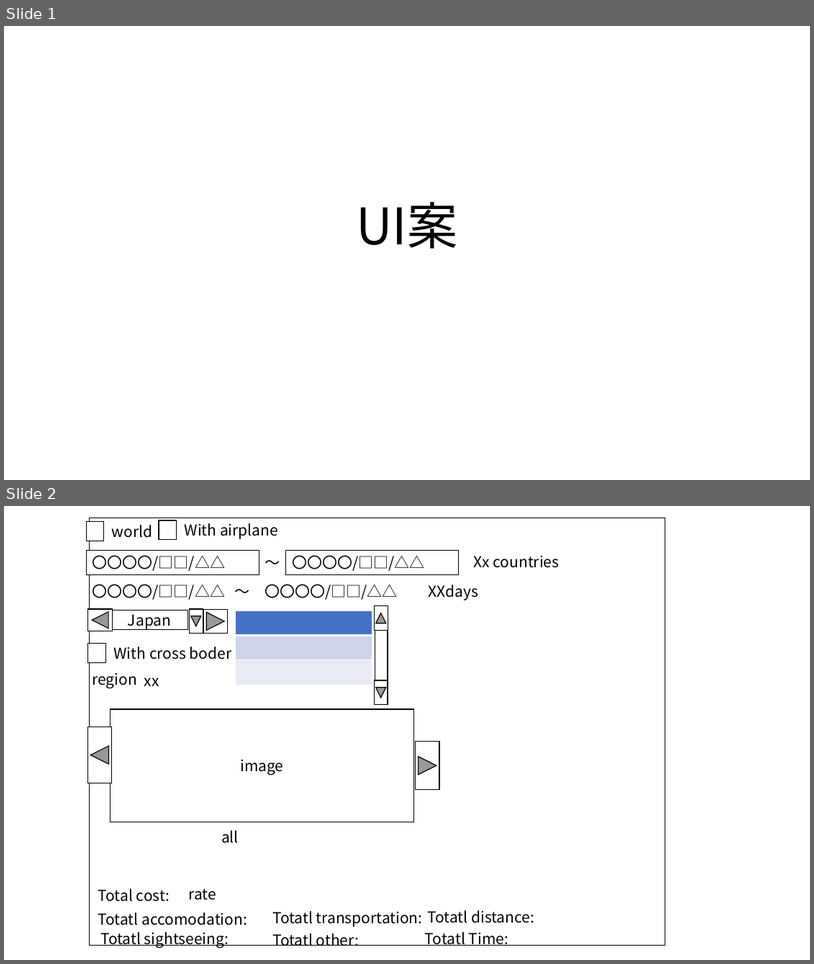
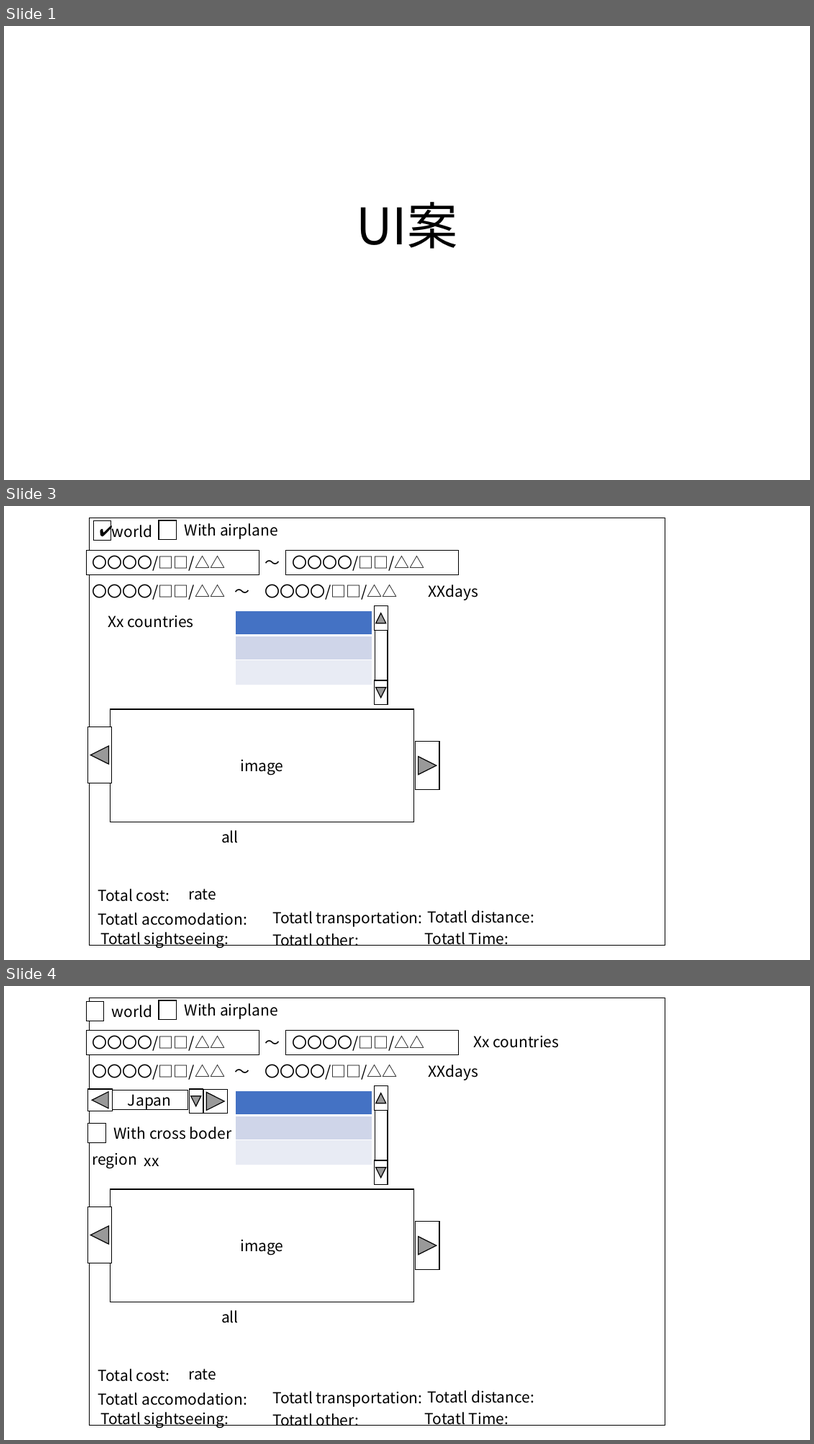
Before and after one commit to yomai-hiyashidewa/WorldTravelingLogger, a slide deck: models/UI.pptx. Shown one above the other, each under a label of ours: slides 1 and 2 before the commit, slides 1, 3 and 4 after it; the slides between them are not shown. The pictures are 814x964 and 814x1444 pixels, drawn with LibreOffice and Linux fonts; fonts in the diff are those of the drawing. Boxes give left, top, right and bottom in pixels: in the first picture for what was removed or moved away, otherwise in the second. Text is boxed around its words. In the diff, an @@ line names an element or a change of style, - is before the commit and + after.

```diff
--- a/models/UI.pptx
+++ b/models/UI.pptx
@@ slide 3 added at (x1=4, y1=506, x2=810, y2=960), background #FFFFFF @@
@@ rectangle added at (x1=89, y1=518, x2=665, y2=945), fill #FFFFFF, outline #000000 1 pt @@
@@ rectangle added at (x1=93, y1=520, x2=111, y2=540), fill #FFFFFF, outline #000000 1 pt, 18 pt, text #000000 @@
+✔
@@ text added at (x1=112, y1=525, x2=153, y2=538), 18 pt, text #000000 @@
+world
@@ rectangle added at (x1=159, y1=520, x2=176, y2=540), fill #FFFFFF, outline #000000 1 pt @@
@@ text added at (x1=185, y1=523, x2=278, y2=539), 18 pt, text #000000 @@
+With airplane
@@ rectangle added at (x1=86, y1=550, x2=260, y2=574), fill #FFFFFF, outline #000000 1 pt, 18 pt, text #000000 @@
+〇〇〇〇/□□/△△
@@ text added at (x1=260, y1=550, x2=290, y2=574), 18 pt, text #000000 @@
+～
@@ rectangle added at (x1=286, y1=550, x2=459, y2=574), fill #FFFFFF, outline #000000 1 pt, 18 pt, text #000000 @@
+〇〇〇〇/□□/△△
@@ group added at (x1=93, y1=579, x2=478, y2=602): 4 texts @@
+〇〇〇〇/□□/△△
+～
+〇〇〇〇/□□/△△
+XXdays
@@ table added at (x1=235, y1=611, x2=373, y2=685), 3 rows, 1 columns @@
+
+
+
@@ action button back previous added at (x1=375, y1=606, x2=388, y2=630), fill #FFFFFF, outline #000000 1 pt @@
@@ text added at (x1=108, y1=615, x2=194, y2=628), 18 pt, text #000000 @@
+Xx countries
@@ rectangle added at (x1=376, y1=626, x2=388, y2=687), fill #FFFFFF, outline #000000 1 pt @@
@@ action button back previous added at (x1=375, y1=680, x2=388, y2=705), fill #FFFFFF, outline #000000 1 pt @@
@@ rectangle added at (x1=110, y1=709, x2=414, y2=822), fill #FFFFFF, outline #000000 1 pt, 18 pt, text #000000 @@
+image
@@ action button back previous added at (x1=88, y1=727, x2=112, y2=783), fill #FFFFFF, outline #000000 1 pt @@
@@ action button back previous added at (x1=415, y1=741, x2=440, y2=790), fill #FFFFFF, outline #000000 1 pt @@
@@ text added at (x1=221, y1=830, x2=239, y2=843), 18 pt, text #000000 @@
+all
@@ text added at (x1=98, y1=888, x2=170, y2=901), 18 pt, text #000000 @@
+Total cost:
@@ text added at (x1=189, y1=888, x2=216, y2=900), 18 pt, text #000000 @@
+rate
@@ text added at (x1=98, y1=912, x2=247, y2=925), 18 pt, text #000000 @@
+Totatl accomodation:
@@ text added at (x1=273, y1=911, x2=423, y2=926), 18 pt, text #000000 @@
+Totatl transportation:
@@ text added at (x1=427, y1=910, x2=535, y2=923), 18 pt, text #000000 @@
+Totatl distance:
@@ text added at (x1=100, y1=932, x2=229, y2=947), 18 pt, text #000000 @@
+Totatl sightseeing:
@@ text added at (x1=273, y1=933, x2=359, y2=946), 18 pt, text #000000 @@
+Totatl other:
@@ text added at (x1=425, y1=932, x2=509, y2=945), 18 pt, text #000000 @@
+Totatl Time:
@@ what was slide 2 is now slide 4 @@
```
Also in this commit, not shown: 1 other slide added, 1 slide removed, 11 other files.
